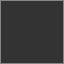
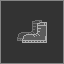
Layer changes from the first 64 x 64 image to the second:
added group "Группа 4" with 2 layers above "Группа 3" over <box>17,20,47,43</box>
added layer "Слой 10" (20%) in group "Группа 4" over <box>18,21,46,42</box>
added layer "Слой 9 копия" (60%) in group "Группа 4" over <box>17,20,47,43</box>
